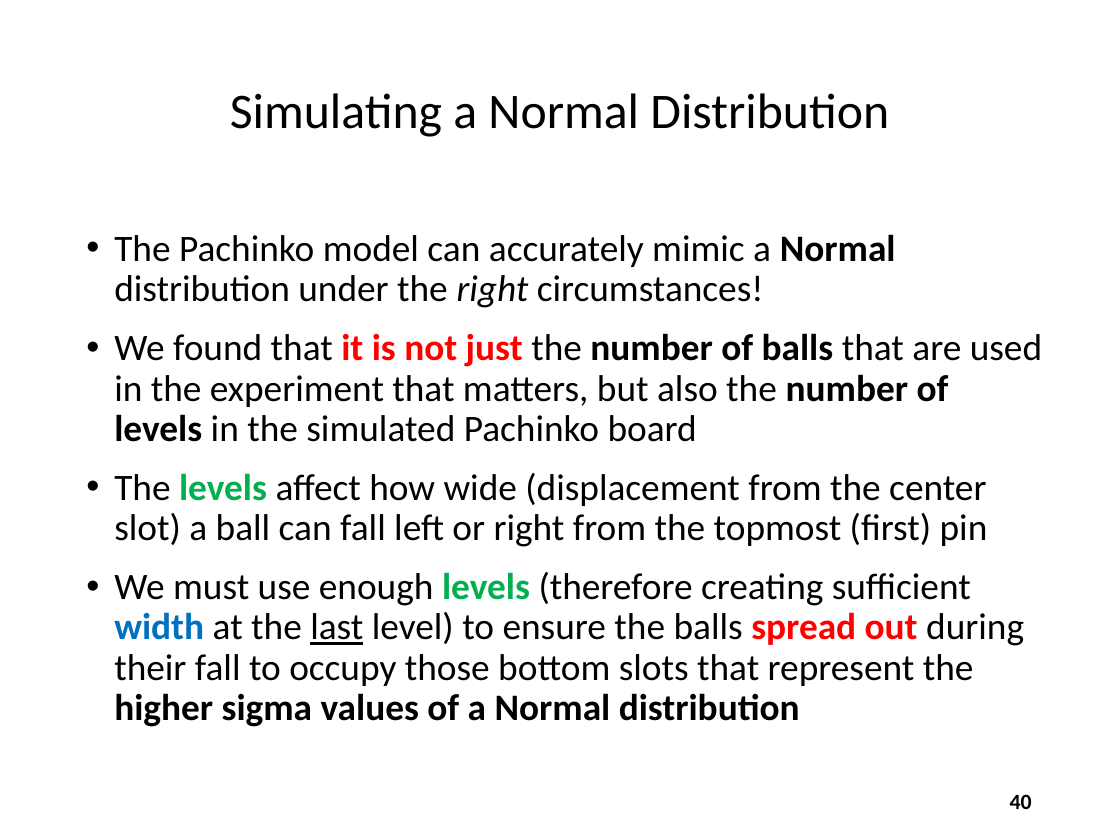
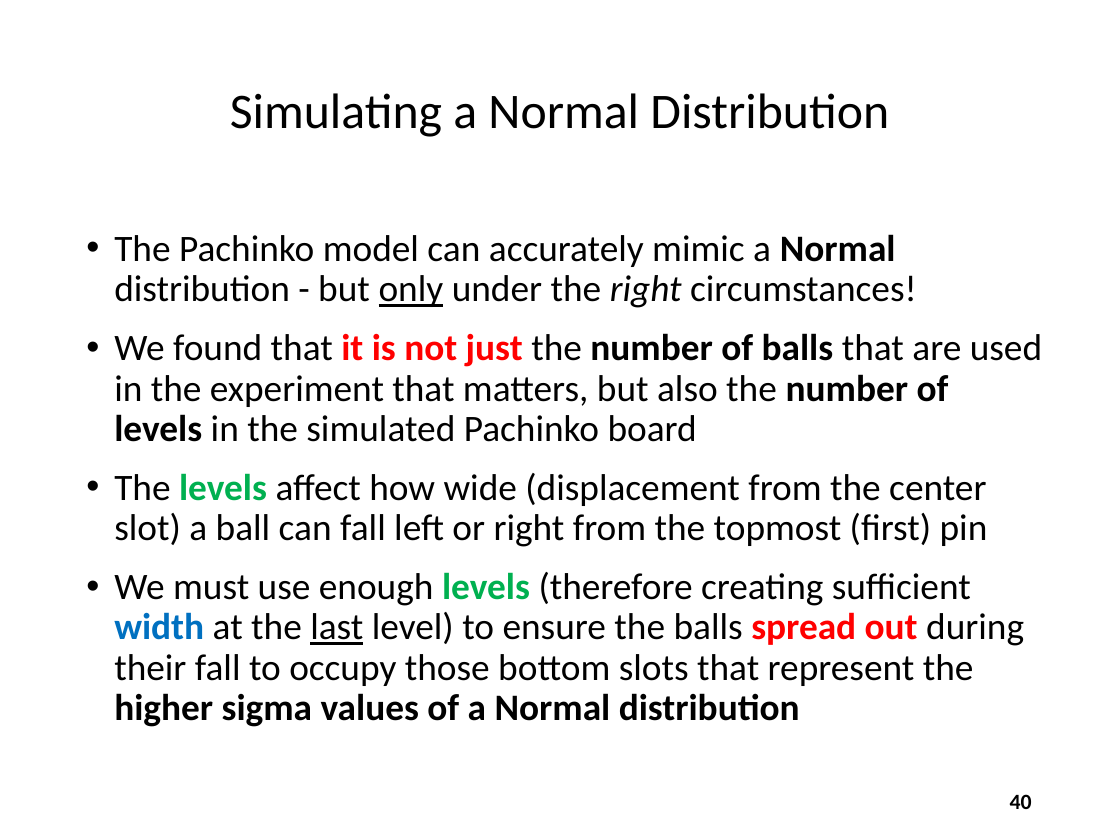
Before and after one commit to dbiersach/scicomp101, a slide deck: slide 40 of Session 07 - Probability and Statistics/Session 07 - Probability and Statistics.pptx. Drawn at 1120x840 pixels with LibreOffice and Linux fonts; fonts in the diff are those of the drawing. Boxes give left, top, right and bottom in pixels: in the first picture for what was removed or moved away, otherwise in the second. Text is boxed around its words. In the diff, an @@ line names an element or a change of style, - is before the commit and + after.

```diff
--- a/Session 07 - Probability and Statistics/Session 07 - Probability and Statistics.pptx
+++ b/Session 07 - Probability and Statistics/Session 07 - Probability and Statistics.pptx
@@ text at (x1=114, y1=234, x2=917, y2=308): text changed @@
-• The Pachinko model can accurately mimic a Normal distribution under the right circumstances!
+• The Pachinko model can accurately mimic a Normal distribution - but only under the right circumstances!
```
Also in this commit, not shown: 9 other slides changed, 1 slide added, 7 other files.
